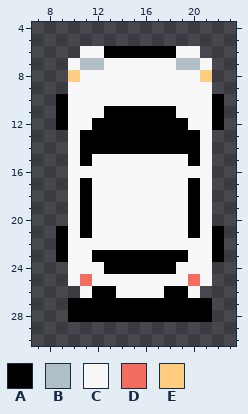
Two states of a pixel-art file, Assets/Art/Car/Car.aseprite. That is the earlier state.
32x32 pixels, 1 frame. Shown: x 7..23, y 4..30.
Palette (. is transparent): A #000000  B #b0bec5  C #f7f7f7  D #f36c60  E #ffcc80
And afterwards:
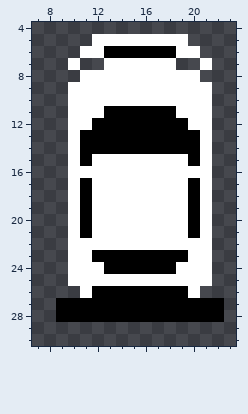
What changed:
{"change": "layer \"Body - 0\" added"}
{"change": "layer \"Wing - 4\" added"}
{"change": "layer \"Tires/Tires 0\" removed"}
{"change": "layer \"Body/Body 1 - Box Copy\" removed"}
{"change": "layer \"Lights/Lights 0\" removed"}
{"colour":"C","old":"#f7f7f7","new":"#ffffff"}
{"y":5,"x":12,"old":"........","new":"CCCCCCCC"}
{"y":7,"x":11,"old":"BB","new":".."}
{"y":7,"x":19,"old":"BB","new":".."}
{"y":8,"x":10,"old":"E","new":"."}
{"y":8,"x":21,"old":"E","new":"."}
{"y":10,"x":9,"old":"A","new":"."}
{"y":10,"x":22,"old":"A","new":"."}
{"y":11,"x":9,"old":"A","new":"."}
{"y":11,"x":22,"old":"A","new":"."}
{"y":12,"x":9,"old":"A","new":"."}
{"y":12,"x":22,"old":"A","new":"."}
{"y":21,"x":9,"old":"A","new":"."}
{"y":21,"x":22,"old":"A","new":"."}
{"y":22,"x":9,"old":"A","new":"."}
{"y":22,"x":22,"old":"A","new":"."}
{"y":23,"x":9,"old":"A","new":"."}
{"y":23,"x":22,"old":"A","new":"."}
{"y":25,"x":11,"old":"D","new":"C"}
{"y":25,"x":20,"old":"D","new":"C"}
{"y":26,"x":14,"old":"CCCC","new":"AAAA"}
{"y":27,"x":9,"old":".","new":"A"}
{"y":27,"x":22,"old":".","new":"A"}
{"y":28,"x":9,"old":".","new":"A"}
{"y":28,"x":22,"old":".","new":"A"}
